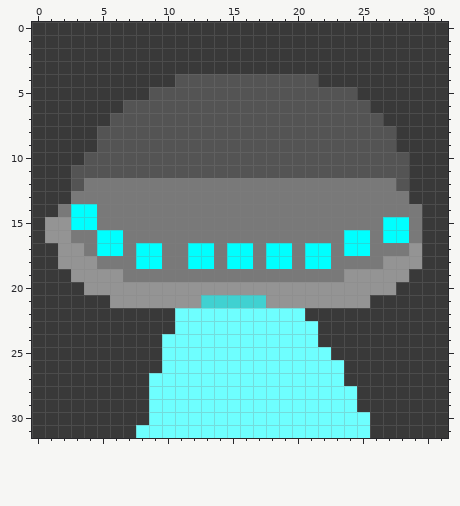
Pixel-art sprite: icon.png. That is the earlier state.
The file is 32x32 pixels.
The result:
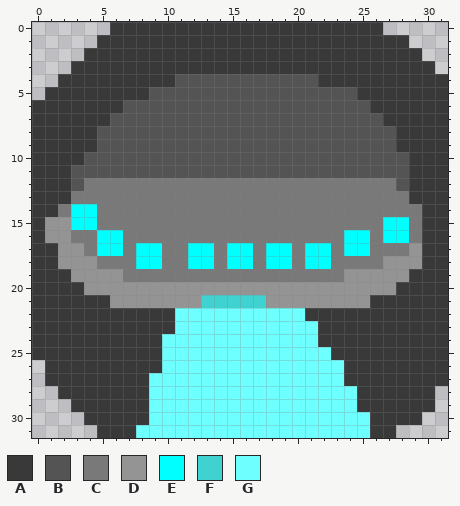
Palette (. is transparent): A #393939  B #545454  C #797979  D #949494  E #00ffff  F #40d1d1  G #6effff
From old to new:
{"y":0,"x":0,"old":"AAAAAA","new":"......"}
{"y":0,"x":27,"old":"AAAAA","new":"....."}
{"y":1,"x":0,"old":"AAAAA","new":"....."}
{"y":1,"x":29,"old":"AAA","new":"..."}
{"y":2,"x":0,"old":"AAAA","new":"...."}
{"y":2,"x":30,"old":"AA","new":".."}
{"y":3,"x":0,"old":"AAA","new":"..."}
{"y":3,"x":31,"old":"A","new":"."}
{"y":4,"x":0,"old":"AA","new":".."}
{"y":5,"x":0,"old":"A","new":"."}
{"y":26,"x":0,"old":"A","new":"."}
{"y":27,"x":0,"old":"A","new":"."}
{"y":28,"x":0,"old":"AA","new":".."}
{"y":28,"x":31,"old":"A","new":"."}
{"y":29,"x":0,"old":"AAA","new":"..."}
{"y":29,"x":31,"old":"A","new":"."}
{"y":30,"x":0,"old":"AAAA","new":"...."}
{"y":30,"x":30,"old":"AA","new":".."}
{"y":31,"x":0,"old":"AAAAA","new":"....."}
{"y":31,"x":28,"old":"AAAA","new":"...."}
{"label":"erased","picture_box":[32,22,110,100]}
{"label":"erased","picture_box":[383,22,448,74]}
{"label":"erased","picture_box":[32,360,97,438]}
{"label":"erased","picture_box":[396,386,448,438]}
